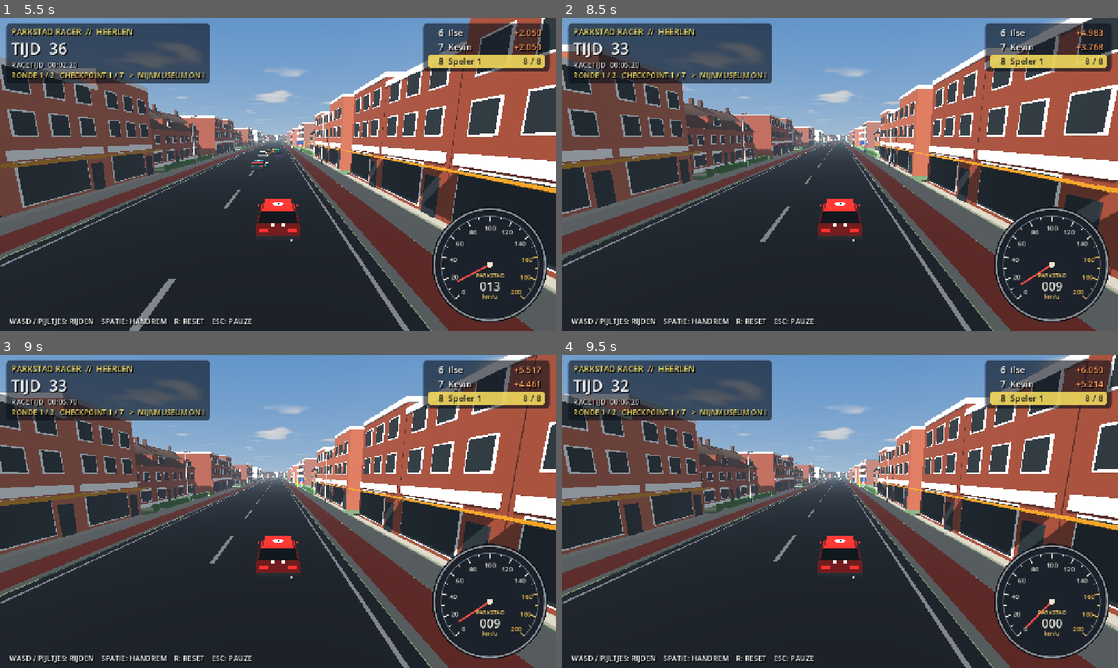
Above: before the commit, frames 1-4 (two rows, left to right).
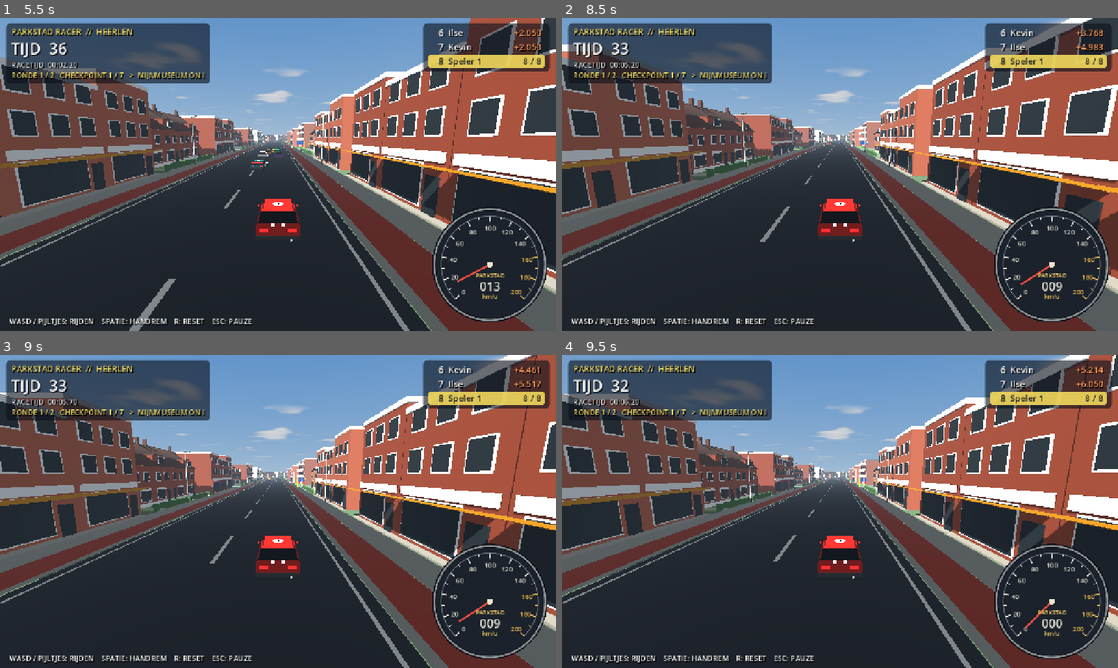
Above: after the commit, the same moments.

Repository: Clippie93/parkstad-racer
Game: Godot game, scene res://scenes/race.tscn
Two runs of this game, one before a commit and one after it. Both use one fixed random seed, a clock stepped at 60 frames per second and the inputs below. This scene is started directly instead of the project's main scene. Sound files missing from this copy of the repository are replaced by a short silence.
Inputs (mouse positions are in pixels of both pictures, inside the frame that each line leads up to):
- Up to frame 1 (5.5 s): tap Enter at 0.5 s; move the mouse to (400, 158) at 0.52 s; hold D (steer_right) 0.53-1.25 s; tap T every 1.5 s from 0.6 to 5.1 s; click (400, 158) at 0.67 s; tap R (reset_car) at 1.25, 2.75, 4.15 s; drag from (166, 190) to (250, 237) at 1.27 s; move the mouse to (333, 105) at 2.02 s; hold D (steer_right) 2.03-2.75 s; drag from (250, 237) to (111, 127) at 2.77 s; move the mouse to (444, 221) at 3.52 s; hold A (steer_left) 3.53-4.25 s; drag from (111, 127) to (194, 96) at 4.27 s; move the mouse to (305, 174) at 5.02 s; hold S (brake) from 5.03 s (still down); click (305, 174) at 5.17 s
- Up to frame 2 (8.5 s): release S (brake) at 5.75 s; drag from (756, 96) to (728, 190) at 5.77 s; move the mouse to (962, 158) at 6.52 s; hold W (accelerate) 6.53-7.25 s; tap T at 6.6, 8.1 s; drag from (728, 190) to (812, 237) at 7.27 s; move the mouse to (895, 105) at 8.02 s; hold S (brake) from 8.03 s (still down)
- Up to frame 3 (9 s): release S (brake) at 8.75 s; drag from (250, 574) to (111, 464) at 8.77 s
- Up to frame 4 (9.5 s): no input

Frame 1 is identical in both runs. In frame 2, 0.2% of the frame differs, in the area x 47-98%, y 3-41%; in frame 3, 0.2%, in the area x 48-98%, y 3-41%; in frame 4, 0.2%.

Commit message:
Zijdelings botsen tussen racers: de duw opzij is een korte, snel uitdempende schuif in plaats van glijden, zodat een tik niet meer in een drift en geslinger verandert
Co-Authored-By: Claude Opus 5.5 <noreply@anthropic.com>

Diff:
--- a/scripts/car.gd
+++ b/scripts/car.gd
@@ -40,6 +40,12 @@
 var steer_state := 0.0             # geleidelijk ingestuurde stuuruitslag (-1..1)
 @export var steer_rate := 4.5      # hoe snel het stuur naar vol uitslag gaat (per seconde)
 var slide := Vector3.ZERO          # zijwaartse (glij)snelheid, wereldcoördinaten
+# Zijwaartse duw van een andere auto: schuift de auto opzij en dempt snel uit. Telt niet als
+# glijden, dus de neus draait er niet van mee (een tikje opzij werd eerst een drift waarna de
+# auto heen en weer slingerde).
+var nudge := Vector3.ZERO
+const NUDGE_DAMP := 6.0            # per seconde: na ~0,4 s is de duw weg
+const NUDGE_MAX := 4.0             # m/s
 var controls_enabled := true
 signal bumped(power: float)
 var bump_count := 0   # aantal botsingen (voor de race-statistiek)
@@ -190,6 +196,7 @@
     global_transform = start_transform
     drive_speed = 0.0
     slide = Vector3.ZERO
+    nudge = Vector3.ZERO
     velocity = Vector3.ZERO
     slipstream = 0.0
     camera_yaw = global_rotation.y
@@ -314,8 +321,11 @@
         var moving: float = Vector2(velocity.x, velocity.z).length()
         _smoke(sk > 0.35 and moving > 5.0 and not off_road)
 
-    velocity.x = forward.x * drive_speed + slide.x
-    velocity.z = forward.z * drive_speed + slide.z
+    nudge *= exp(-NUDGE_DAMP * delta)
+    if nudge.length_squared() < 0.0025:
+        nudge = Vector3.ZERO
+    velocity.x = forward.x * drive_speed + slide.x + nudge.x
+    velocity.z = forward.z * drive_speed + slide.z + nudge.z
     velocity.y = -1.0 if is_on_floor() else velocity.y - 20.0 * delta
     move_and_slide()
     _tilt_to_ground(delta)
@@ -389,6 +399,7 @@
     var impact_speed := 0.0
     var motion: Vector3 = forward * drive_speed + slide
     motion.y = 0.0
+    var car_dv := Vector3.ZERO     # wat andere racers ons geven: vooruit/achteruit en een duw opzij
     var touched := false
     var turned := false
     var step_out := 0.0
@@ -437,7 +448,7 @@
             var lon: float = d.dot(fw)
             if same_way and absf(lat) > SIDE_BY_SIDE_LAT and absf(lon) < SIDE_BY_SIDE_LON:
                 n = -rt * signf(lat)
-        var rel: Vector3 = motion - ov
+        var rel: Vector3 = motion + nudge - ov
         var into: float = -rel.dot(n)
         if into <= 0.0:
             continue
@@ -449,18 +460,22 @@
             # een andere racer geeft mee: allebei de helft (achterop: hij wordt geduwd,
             # opzij: hij schuift een stukje mee)
             other.push(-n * into * 0.5)
-            motion += n * into * 0.5
+            car_dv += n * into * 0.5
             # schuren: wrijving op het snelheidsverschil langs elkaar, ook gedeeld (de
             # snellere wordt iets afgeremd, de langzamere iets meegetrokken)
             var tr: Vector3 = rel - n * rel.dot(n)
             var trl: float = tr.length()
             if trl > 0.01:
                 var fr: float = minf(trl, CAR_FRICTION * into)
-                motion -= tr / trl * fr * 0.5
+                car_dv -= tr / trl * fr * 0.5
                 other.push(tr / trl * fr * 0.5)
             continue
         else:
             motion += n * (into + bounce)
+            # niet verder de muur of het verkeer in geduwd worden
+            var nin: float = nudge.dot(n)
+            if nin < 0.0:
+                nudge -= n * nin
         var nn: float = motion.dot(n)
         var tang: Vector3 = motion - n * nn
         # wrijving langs het oppervlak, evenredig met hoe hard je erin stoot (niet per frame)
@@ -479,6 +494,8 @@
         drive_speed = motion.dot(f)
         slide = motion - f * drive_speed
         slide.y = 0.0
+        if car_dv != Vector3.ZERO:
+            _take_push(car_dv)
 
     if impact_speed > BUMP_MIN_SPEED:
         bump_count += 1
@@ -486,11 +503,18 @@
 
 # Snelheidsverandering van buitenaf (geduwd door een andere auto).
 func push(dv: Vector3) -> void:
+    _take_push(dv)
+
+# Vooruit/achteruit gaat naar de rijsnelheid (achterop geduwd), opzij wordt een korte duw.
+func _take_push(dv: Vector3) -> void:
     var f := -global_transform.basis.z
-    var m: Vector3 = f * drive_speed + slide + Vector3(dv.x, 0.0, dv.z)
-    drive_speed = m.dot(f)
-    slide = m - f * drive_speed
-    slide.y = 0.0
+    dv.y = 0.0
+    var fwd: float = dv.dot(f)
+    drive_speed += fwd
+    nudge += dv - f * fwd
+    nudge.y = 0.0
+    if nudge.length() > NUDGE_MAX:
+        nudge = nudge.normalized() * NUDGE_MAX
 
 func speed_kmh() -> int:
     return roundi(abs(drive_speed) * 3.6)
--- a/scripts/rival_driver.gd
+++ b/scripts/rival_driver.gd
@@ -339,6 +339,7 @@
     car.global_transform = Transform3D(route.basis_at(s), p)
     car.drive_speed = 8.0
     car.slide = Vector3.ZERO
+    car.nudge = Vector3.ZERO
     car.velocity = Vector3.ZERO
 
 # Inhaalhulp (race.catch_up_boost): ligt de speler voor, dan krijgt deze tegenstander wat
